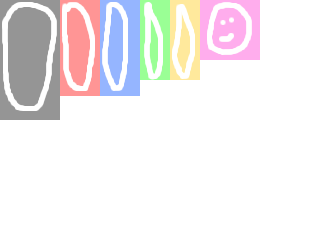
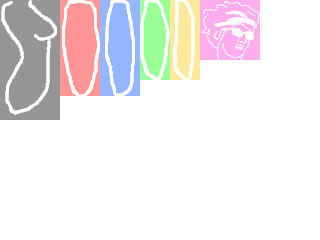
Before/after of a 320×240 layered artwork. What changed in the layer stack:
added layer "body copy #1" above "areas" over (1, 0, 260, 115)
moved "areas" above "emme" over (1, 0, 260, 115)
hid "body" over (2, 2, 252, 111)
